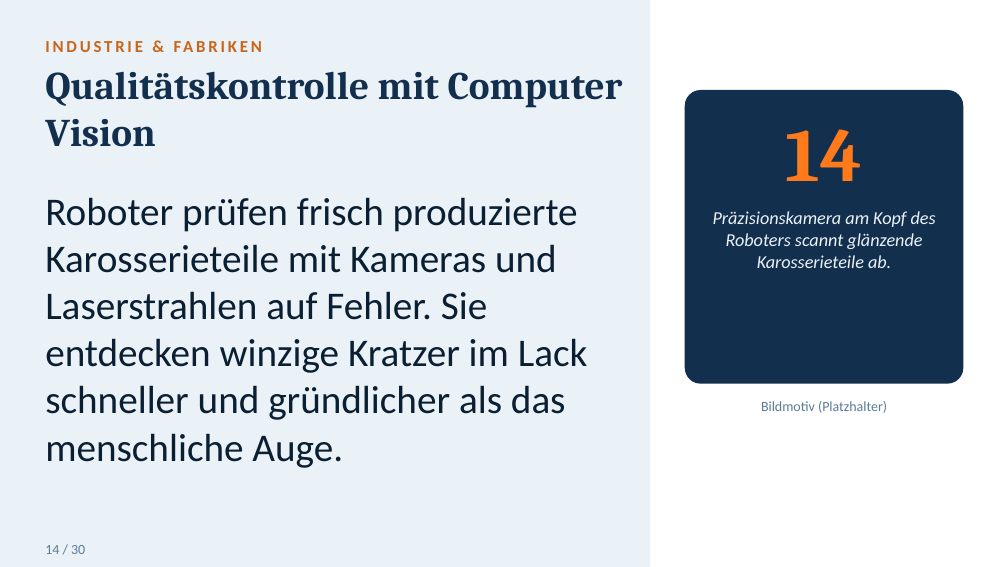
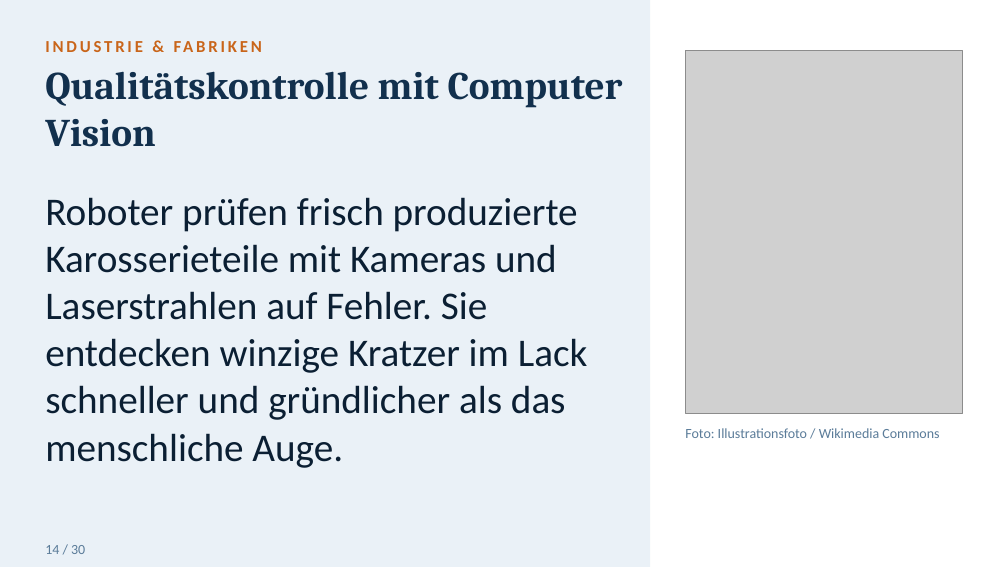
Before and after one commit to toshkaraf/tagesf-rderst-tte, a slide deck: slide 15 of Humanoide_Roboter_gross.pptx. Drawn at 1008x567 pixels with LibreOffice and Linux fonts; fonts in the diff are those of the drawing; grey boxes stand for pictures. Boxes give left, top, right and bottom in pixels: in the first picture for what was removed or moved away, otherwise in the second. Text is boxed around its words. In the diff, an @@ line names an element or a change of style, - is before the commit and + after.

```diff
--- a/Humanoide_Roboter_gross.pptx
+++ b/Humanoide_Roboter_gross.pptx
@@ picture added at [685, 50, 963, 413] @@
@@ rounded rectangle removed at [685, 91, 963, 383] @@
@@ text removed at [786, 129, 862, 181] @@
-14
@@ text removed at [713, 211, 936, 268] @@
-Präzisionskamera am Kopf des Roboters scannt glänzende Karosserieteile ab.
@@ text removed at [761, 401, 887, 413] @@
-Bildmotiv (Platzhalter)
@@ text added at [685, 428, 939, 438], 10 pt, text #5B7C99 @@
+Foto: Illustrationsfoto / Wikimedia Commons
```
Also in this commit, not shown: 12 other slides changed.
